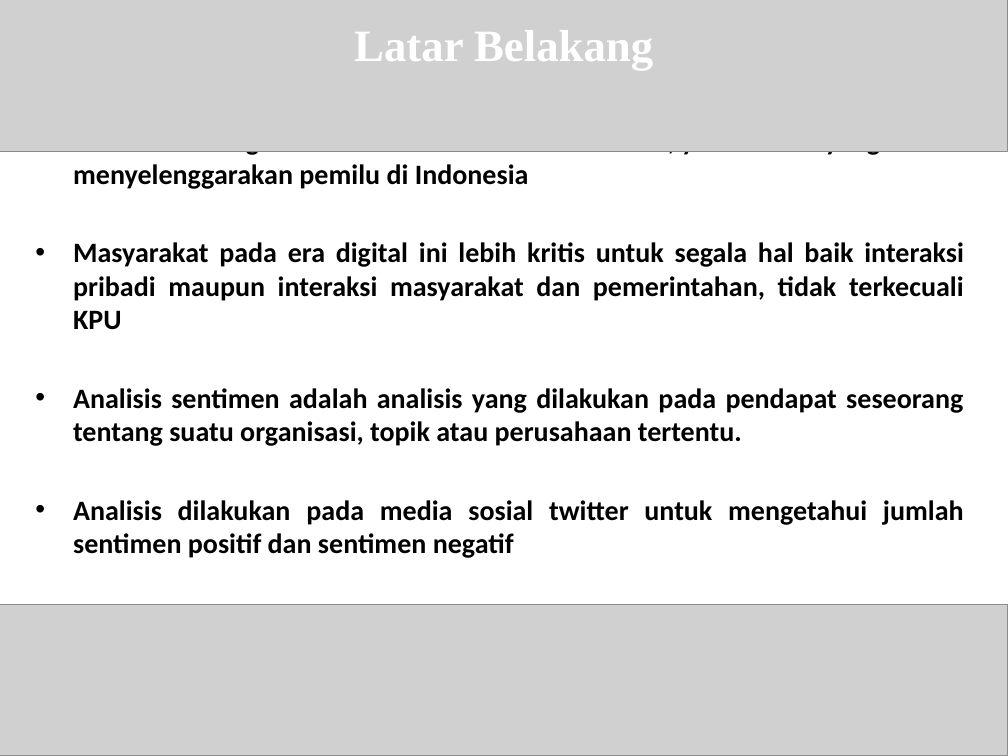
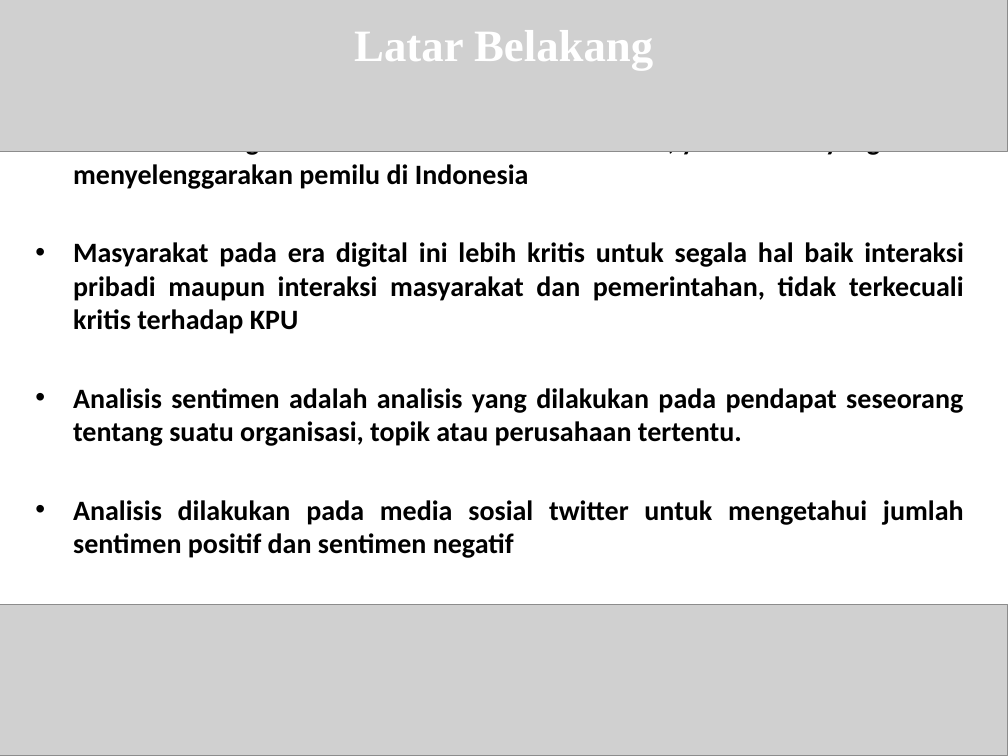
Before and after one commit to mzbudi/skripsi_roni, a slide deck: slide 2 of Sidang-Skripsi.pptx. Drawn at 1008x756 pixels with LibreOffice and Linux fonts; fonts in the diff are those of the drawing; grey boxes stand for pictures. Boxes give left, top, right and bottom in pixels: in the first picture for what was removed or moved away, otherwise in the second. Text is boxed around its words. In the diff, an @@ line names an element or a change of style, - is before the commit and + after.

```diff
--- a/Sidang-Skripsi.pptx
+++ b/Sidang-Skripsi.pptx
@@ text at (73, 242, 964, 334): text changed @@
-• Masyarakat pada era digital ini lebih kritis untuk segala hal baik interaksi pribadi maupun interaksi masyarakat dan pemerintahan, tidak terkecuali KPU
+• Masyarakat pada era digital ini lebih kritis untuk segala hal baik interaksi pribadi maupun interaksi masyarakat dan pemerintahan, tidak terkecuali kritis terhadap KPU
```
Also in this commit, not shown: 5 other slides changed, 1 slide added, 24 other files.
